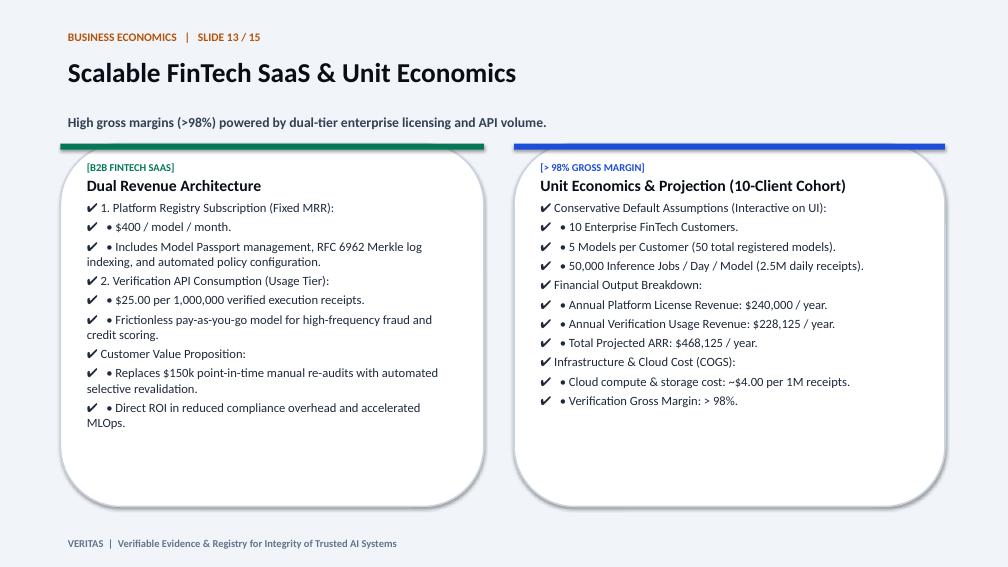
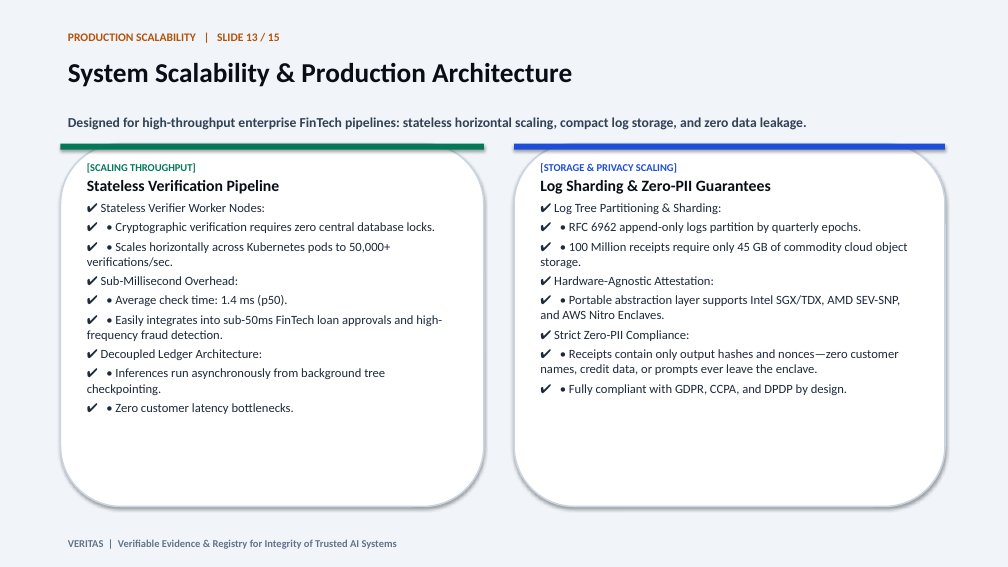
Before and after one commit to DEBARGHA1234/veritas, a slide deck: slide 13 of VERITAS_Pitch_Deck_Projector.pptx. Drawn at 1008x567 pixels with LibreOffice and Linux fonts; fonts in the diff are those of the drawing. Boxes give left, top, right and bottom in pixels: in the first picture for what was removed or moved away, otherwise in the second. Text is boxed around its words. In the diff, an @@ line names an element or a change of style, - is before the commit and + after.

```diff
--- a/VERITAS_Pitch_Deck_Projector.pptx
+++ b/VERITAS_Pitch_Deck_Projector.pptx
@@ text at [68,33,280,41]: text changed @@
-BUSINESS ECONOMICS | SLIDE 13 / 15
+PRODUCTION SCALABILITY | SLIDE 13 / 15
@@ text at [68,63,572,87]: text changed @@
-Scalable FinTech SaaS & Unit Economics
+System Scalability & Production Architecture
@@ text at [68,117,807,130]: text changed @@
-High gross margins (>98%) powered by dual-tier enterprise licensing and API volume.
+Designed for high-throughput enterprise FinTech pipelines: stateless horizontal scaling, compact log storage, and zero data leakage.
@@ text at [87,163,442,414]: text changed @@
-[B2B FINTECH SAAS]
-Dual Revenue Architecture
-✔ 1. Platform Registry Subscription (Fixed MRR):
-✔ • $400 / model / month.
-✔ • Includes Model Passport management, RFC 6962 Merkle log indexing, and automated policy configuration.
-✔ 2. Verification API Consumption (Usage Tier):
-✔ • $25.00 per 1,000,000 verified execution receipts.
-✔ • Frictionless pay-as-you-go model for high-frequency fraud and credit scoring.
-✔ Customer Value Proposition:
-✔ • Replaces $150k point-in-time manual re-audits with automated selective revalidation.
-✔ • Direct ROI in reduced compliance overhead and accelerated MLOps.
+[SCALING THROUGHPUT]
+Stateless Verification Pipeline
+✔ Stateless Verifier Worker Nodes:
+✔ • Cryptographic verification requires zero central database locks.
+✔ • Scales horizontally across Kubernetes pods to 50,000+ verifications/sec.
+✔ Sub-Millisecond Overhead:
+✔ • Average check time: 1.4 ms (p50).
+✔ • Easily integrates into sub-50ms FinTech loan approvals and high-frequency fraud detection.
+✔ Decoupled Ledger Architecture:
+✔ • Inferences run asynchronously from background tree checkpointing.
+✔ • Zero customer latency bottlenecks.
@@ text at [540,163,908,395]: text changed @@
-[> 98% GROSS MARGIN]
-Unit Economics & Projection (10-Client Cohort)
-✔ Conservative Default Assumptions (Interactive on UI):
-✔ • 10 Enterprise FinTech Customers.
-✔ • 5 Models per Customer (50 total registered models).
-✔ • 50,000 Inference Jobs / Day / Model (2.5M daily receipts).
-✔ Financial Output Breakdown:
-✔ • Annual Platform License Revenue: $240,000 / year.
-✔ • Annual Verification Usage Revenue: $228,125 / year.
-✔ • Total Projected ARR: $468,125 / year.
-✔ Infrastructure & Cloud Cost (COGS):
-✔ • Cloud compute & storage cost: ~$4.00 per 1M receipts.
-✔ • Verification Gross Margin: > 98%.
+[STORAGE & PRIVACY SCALING]
+Log Sharding & Zero-PII Guarantees
+✔ Log Tree Partitioning & Sharding:
+✔ • RFC 6962 append-only logs partition by quarterly epochs.
+✔ • 100 Million receipts require only 45 GB of commodity cloud object storage.
+✔ Hardware-Agnostic Attestation:
+✔ • Portable abstraction layer supports Intel SGX/TDX, AMD SEV-SNP, and AWS Nitro Enclaves.
+✔ Strict Zero-PII Compliance:
+✔ • Receipts contain only output hashes and nonces—zero customer names, credit data, or prompts ever leave the enclave.
+✔ • Fully compliant with GDPR, CCPA, and DPDP by design.
```
Also in this commit, not shown: 11 other files.
